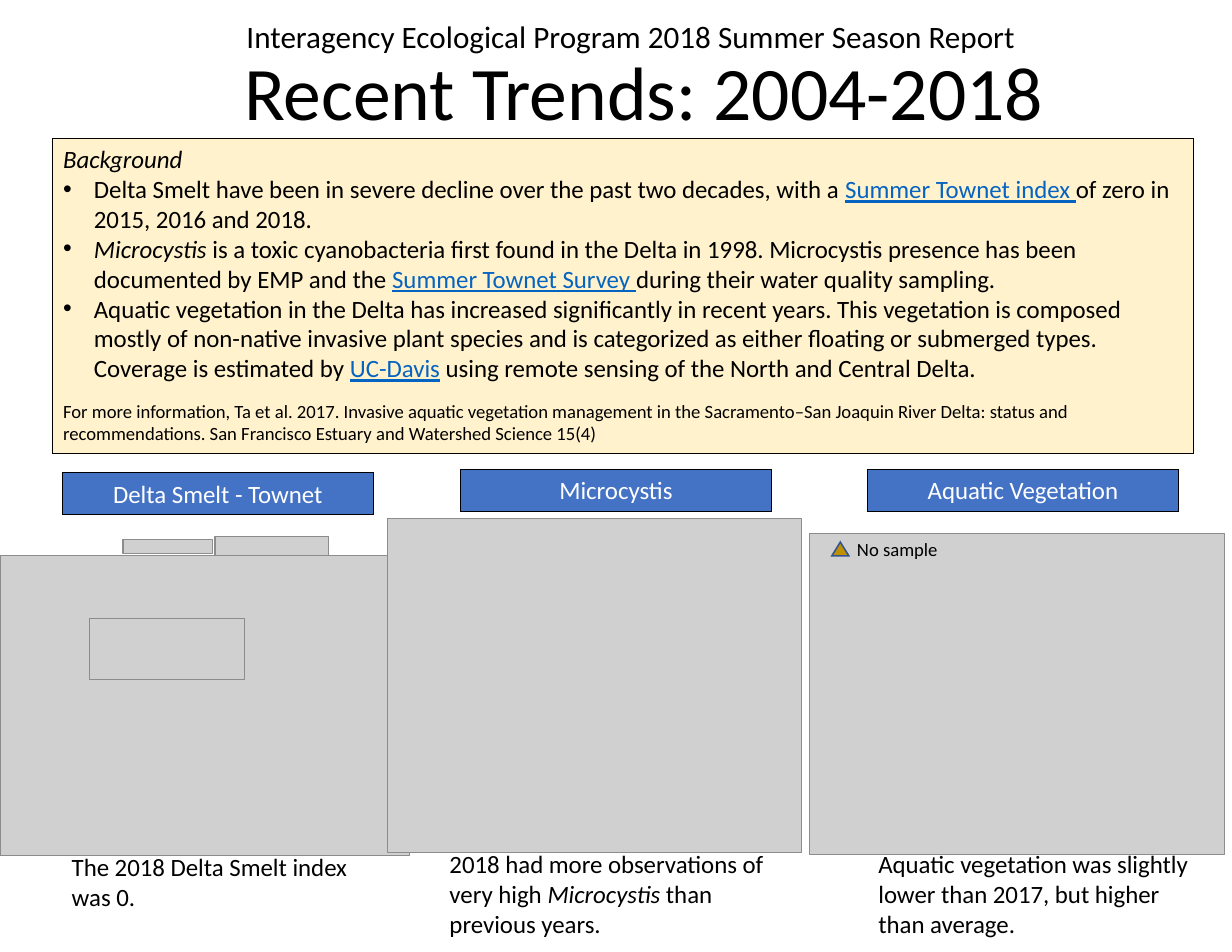
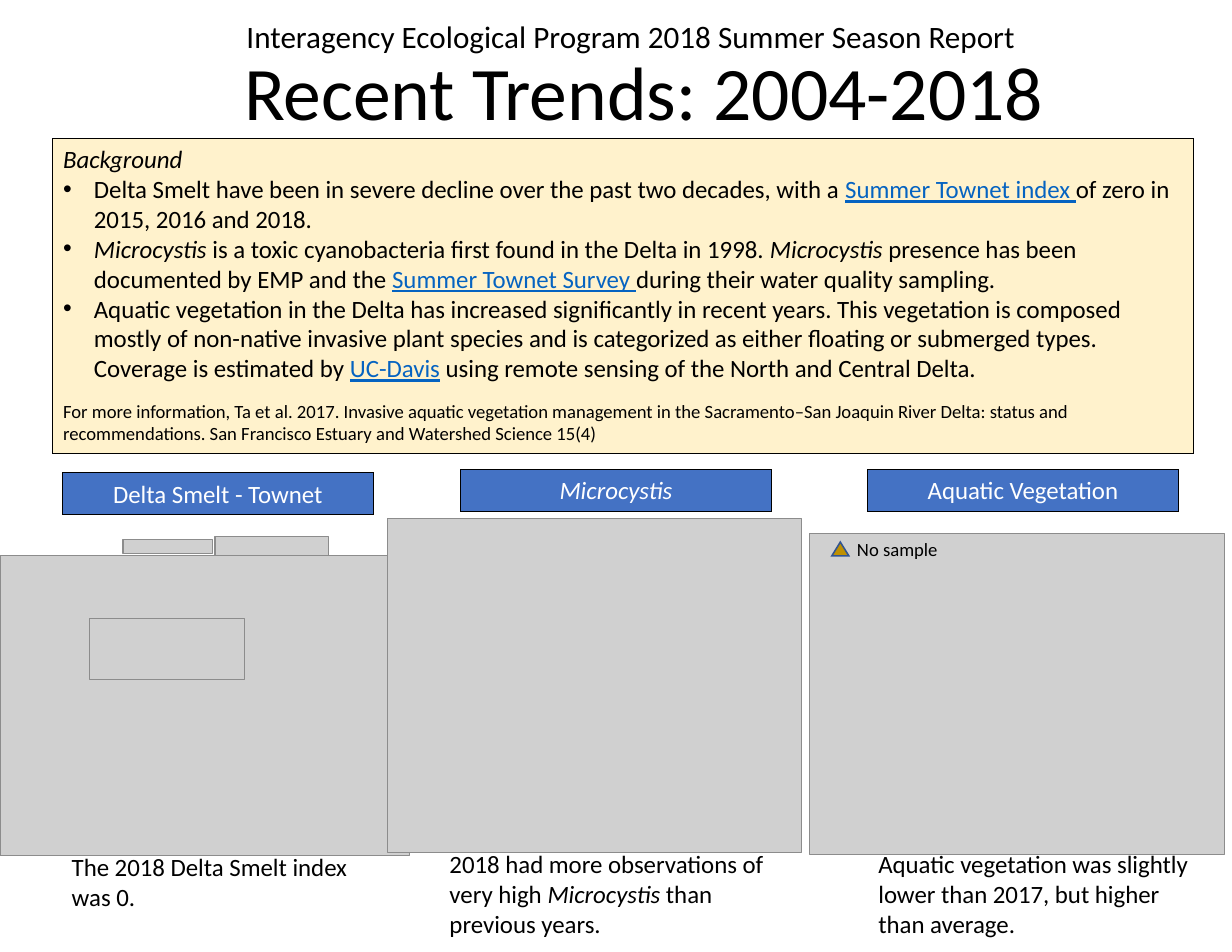
Before and after one commit to InteragencyEcologicalProgram/Status-and-Trends, a slide deck: slide 7 of summer_report/SeasonalMonitoring summer 2018 24MAR2020.pptx. Drawn at 1232x952 pixels with LibreOffice and Linux fonts; fonts in the diff are those of the drawing; grey boxes stand for pictures. Boxes give left, top, right and bottom in pixels: in the first picture for what was removed or moved away, otherwise in the second. Text is boxed around its words. In the diff, an @@ line names an element or a change of style, - is before the commit and + after.

```diff
--- a/summer_report/SeasonalMonitoring summer 2018 24MAR2020.pptx
+++ b/summer_report/SeasonalMonitoring summer 2018 24MAR2020.pptx
@@ text in rectangle at [94, 240, 1077, 293]: italic on in "Microcystis" @@
@@ rectangle "Microcystis" at [460, 469, 772, 511]: italic on @@
```
Also in this commit, not shown: 2 other slides changed, 10 other files.
